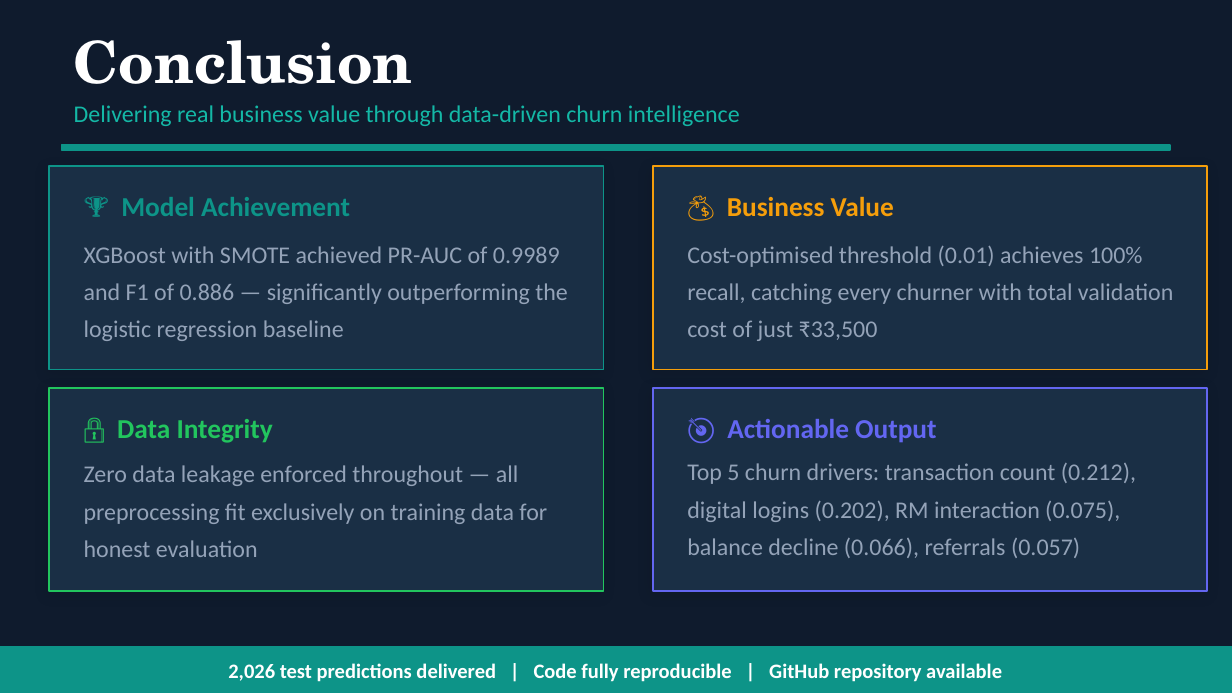
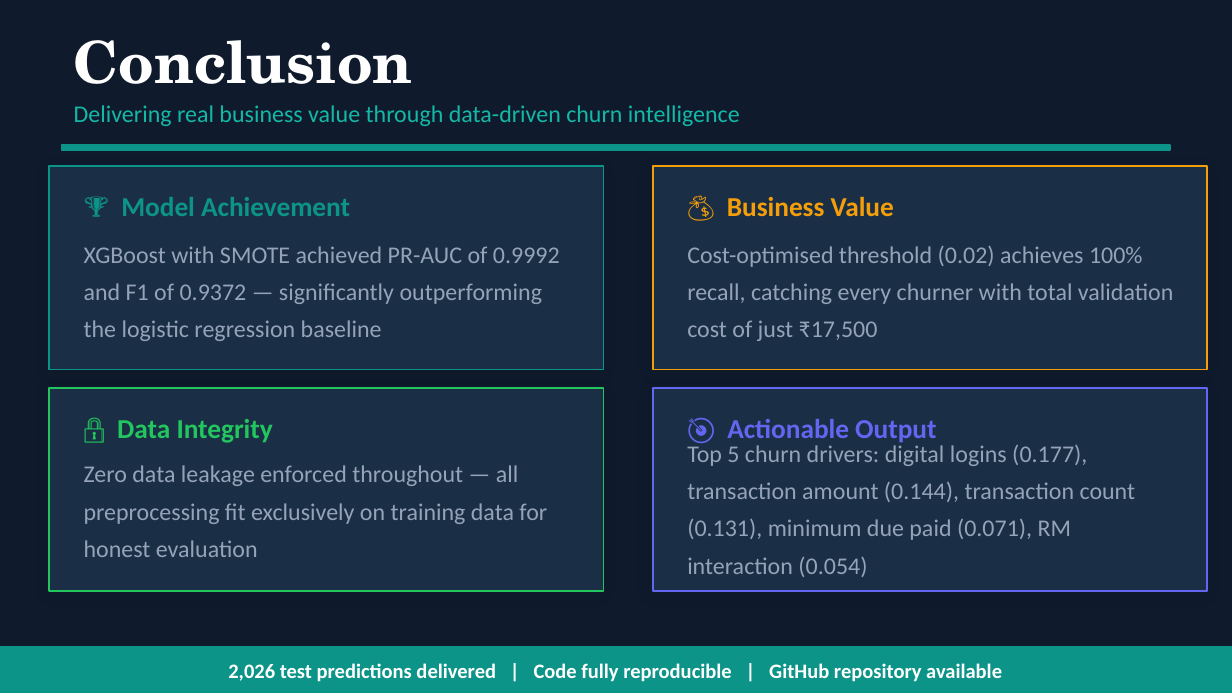
Before and after one commit to Atasii/churnzero26-banking-churn, a slide deck: slide 11 of ChurnZero_atasikolexi05_presentation.pptx. Drawn at 1232x693 pixels with LibreOffice and Linux fonts; fonts in the diff are those of the drawing. Boxes give left, top, right and bottom in pixels: in the first picture for what was removed or moved away, otherwise in the second. Text is boxed around its words. In the diff, an @@ line names an element or a change of style, - is before the commit and + after.

```diff
--- a/ChurnZero_atasikolexi05_presentation.pptx
+++ b/ChurnZero_atasikolexi05_presentation.pptx
@@ text at (x1=84, y1=246, x2=560, y2=341): text changed @@
-XGBoost with SMOTE achieved PR-AUC of 0.9989 and F1 of 0.886 — significantly outperforming the logistic regression baseline
+XGBoost with SMOTE achieved PR-AUC of 0.9992 and F1 of 0.9372 — significantly outperforming the logistic regression baseline
@@ text at (x1=687, y1=246, x2=1173, y2=341): text changed @@
-Cost-optimised threshold (0.01) achieves 100% recall, catching every churner with total validation cost of just ₹33,500
+Cost-optimised threshold (0.02) achieves 100% recall, catching every churner with total validation cost of just ₹17,500
@@ text at (x1=687, y1=441, x2=1136, y2=577): text changed @@
-Top 5 churn drivers: transaction count (0.212), digital logins (0.202), RM interaction (0.075), balance decline (0.066), referrals (0.057)
+Top 5 churn drivers: digital logins (0.177), transaction amount (0.144), transaction count (0.131), minimum due paid (0.071), RM interaction (0.054)
```
Also in this commit, not shown: 5 other slides changed, 5 other files.
